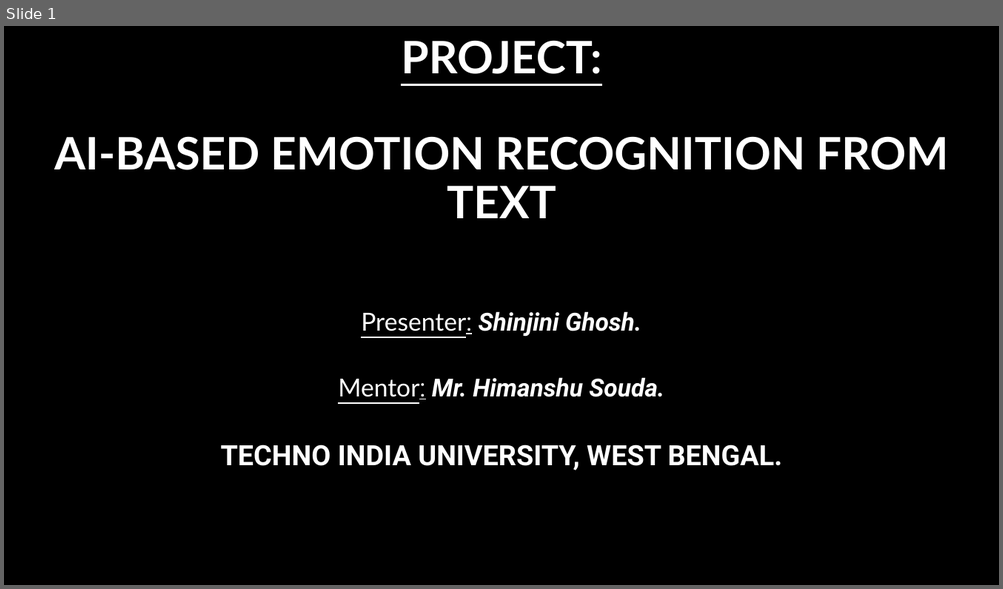
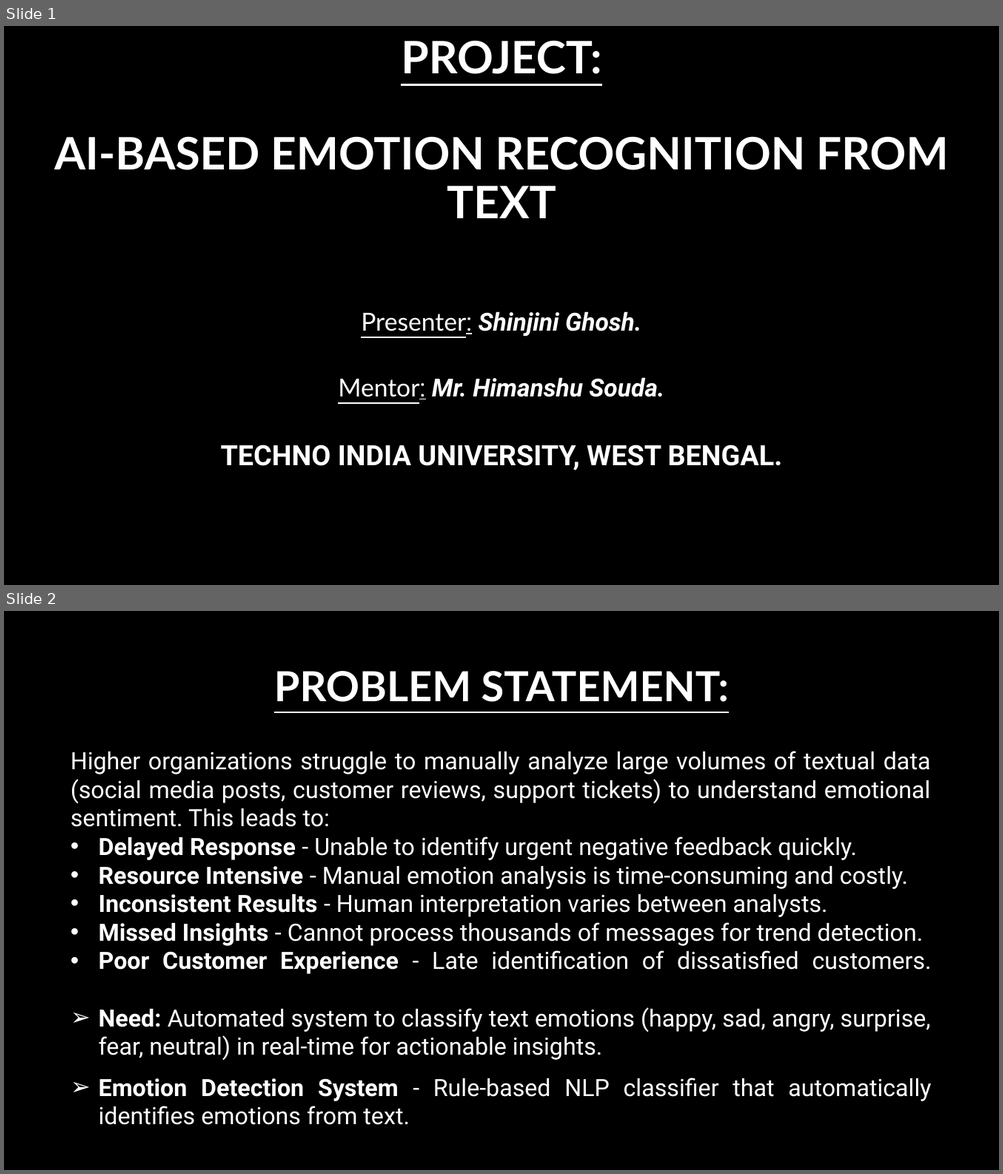
Before and after one commit to Selena200598/Emotion-Detection, a slide deck: Shinjini Ghosh ppt-Emotion Recognition System(IBM).pptx. Shown one above the other, each under a label of ours: slide 1 before the commit, slides 1 and 2 after it. The pictures are 1003x589 and 1003x1174 pixels, drawn with LibreOffice and Linux fonts; fonts in the diff are those of the drawing; background and template pictures are left out. Boxes give left, top, right and bottom in pixels: in the first picture for what was removed or moved away, otherwise in the second. Text is boxed around its words. In the diff, an @@ line names an element or a change of style, - is before the commit and + after.

```diff
--- a/Shinjini Ghosh ppt-Emotion Recognition System(IBM).pptx
+++ b/Shinjini Ghosh ppt-Emotion Recognition System(IBM).pptx
@@ slide 2 added at [4,611,999,1170], background picture (left out) @@
@@ title added at [274,671,728,702], 40 pt, text #FFFFFF, bold, underline @@
+PROBLEM STATEMENT:
@@ text added at [71,751,931,1125], 23 pt, text #FFFFFF @@
+Higher organizations struggle to manually analyze large volumes of textual data (social media posts, customer reviews, support tickets) to understand emotional sentiment. This leads to:
+• Delayed Response - Unable to identify urgent negative feedback quickly.
+• Resource Intensive - Manual emotion analysis is time-consuming and costly.
+• Inconsistent Results - Human interpretation varies between analysts.
+• Missed Insights - Cannot process thousands of messages for trend detection.
+• Poor Customer Experience - Late identification of dissatisfied customers.
+➢ Need: Automated system to classify text emotions (happy, sad, angry, surprise, fear, neutral) in real-time for actionable insights.
+➢ Emotion Detection System - Rule-based NLP classifier that automatically identifies emotions from text.
```
Also in this commit, not shown: 5 other slides added, 6 slides removed.
